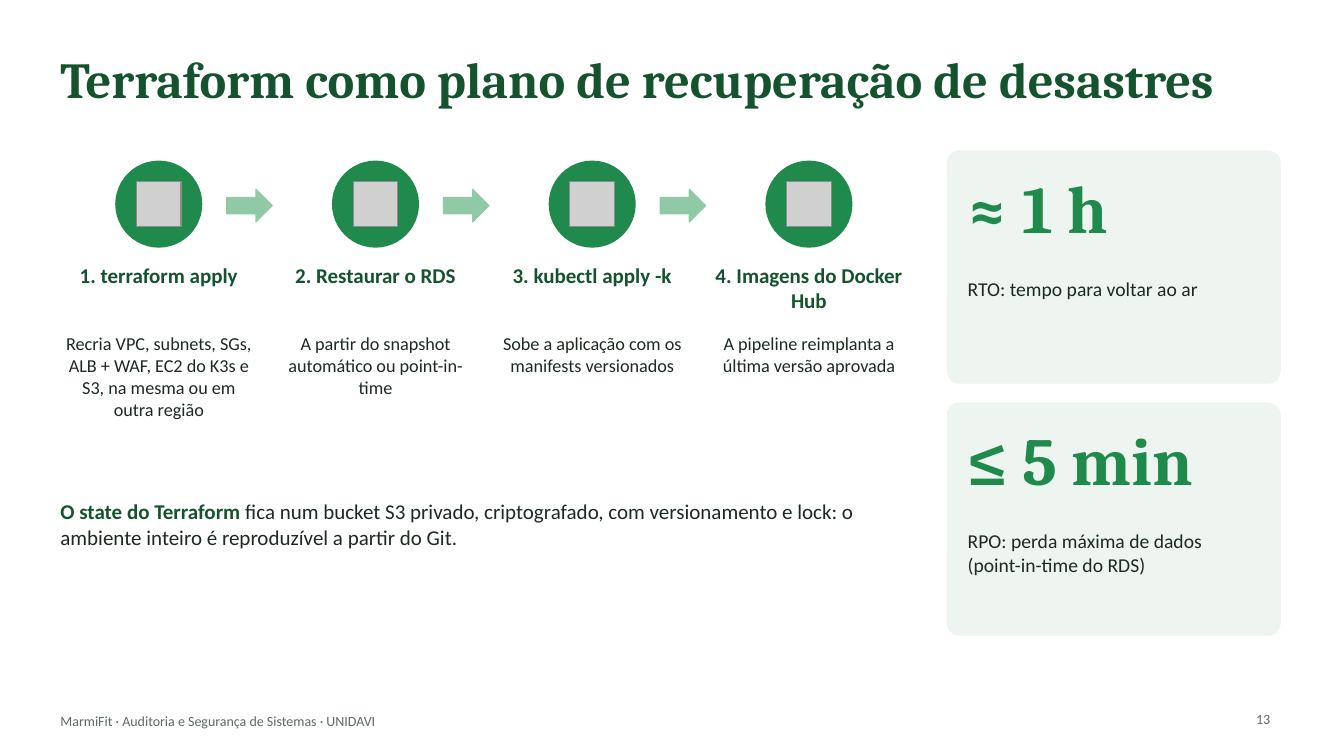
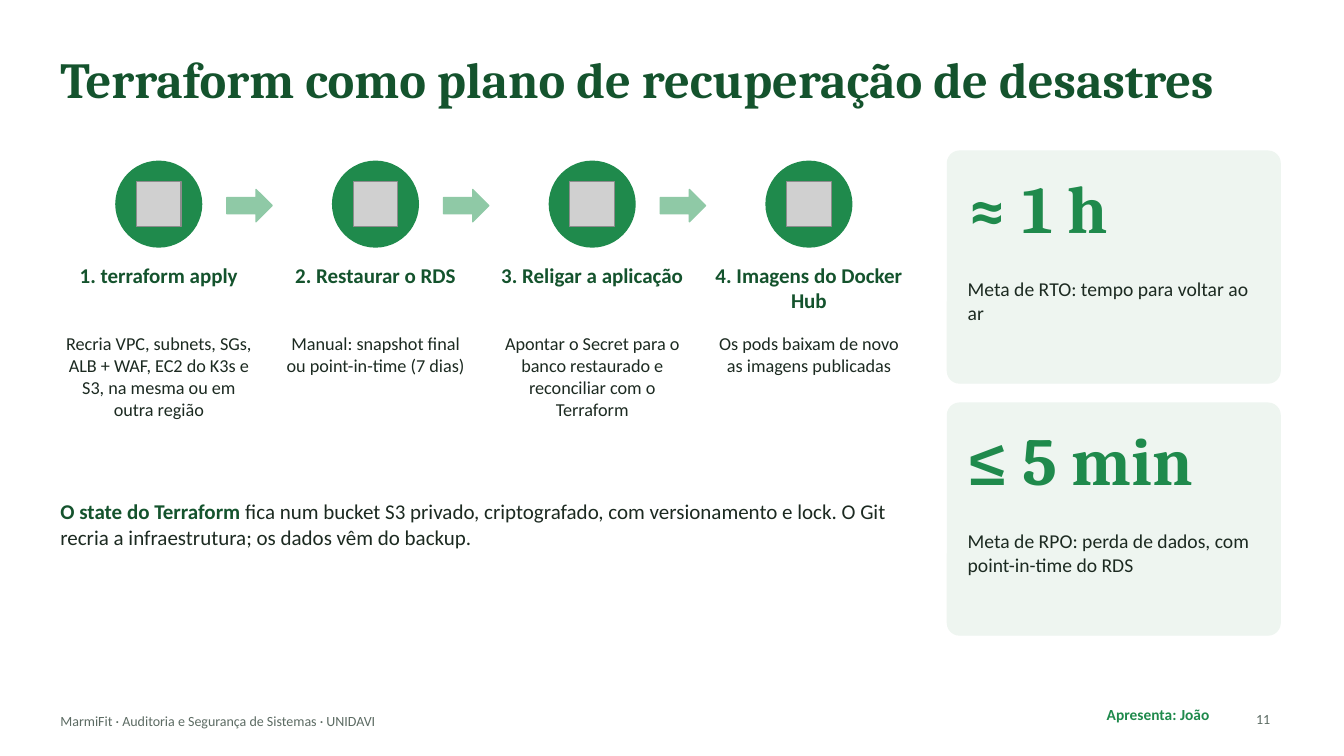
Before and after one commit to 1GustavoBorgonha1/aplicacao_tb_fnl_si, a slide deck: slide 11 of docs/apresentacao/MarmiFit-apresentacao.pptx (slide 13 before the commit). Drawn at 1344x756 pixels with LibreOffice and Linux fonts; fonts in the diff are those of the drawing; grey boxes stand for pictures. Boxes give left, top, right and bottom in pixels: in the first picture for what was removed or moved away, otherwise in the second. Text is boxed around its words. In the diff, an @@ line names an element or a change of style, - is before the commit and + after.

```diff
--- a/docs/apresentacao/MarmiFit-apresentacao.pptx
+++ b/docs/apresentacao/MarmiFit-apresentacao.pptx
@@ text at bbox=[501, 268, 683, 287]: text changed @@
-3. kubectl apply -k
+3. Religar a aplicação
@@ text at bbox=[968, 282, 1248, 320]: text changed @@
-RTO: tempo para voltar ao ar
+Meta de RTO: tempo para voltar ao ar
@@ text at bbox=[287, 337, 464, 375]: text changed @@
-A partir do snapshot automático ou point-in-time
+Manual: snapshot final ou point-in-time (7 dias)
@@ text at bbox=[505, 338, 680, 416]: text changed @@
-Sobe a aplicação com os manifests versionados
+Apontar o Secret para o banco restaurado e reconciliar com o Terraform
@@ text at bbox=[719, 337, 899, 375]: text changed @@
-A pipeline reimplanta a última versão aprovada
+Os pods baixam de novo as imagens publicadas
@@ text at bbox=[60, 504, 885, 549]: text changed @@
-O state do Terraform fica num bucket S3 privado, criptografado, com versionamento e lock: o ambiente inteiro é reproduzível a partir do Git.
+O state do Terraform fica num bucket S3 privado, criptografado, com versionamento e lock. O Git recria a infraestrutura; os dados vêm do backup.
@@ text at bbox=[968, 534, 1249, 575]: text changed @@
-RPO: perda máxima de dados (point-in-time do RDS)
+Meta de RPO: perda de dados, com point-in-time do RDS
@@ text added at bbox=[1107, 709, 1209, 723], 11 pt, text #1F8A4C, bold @@
+Apresenta: João
@@ page number at bbox=[1256, 715, 1270, 724]: text changed @@
-13
+11
```
Also in this commit, not shown: 16 other slides changed, 8 slides added.
